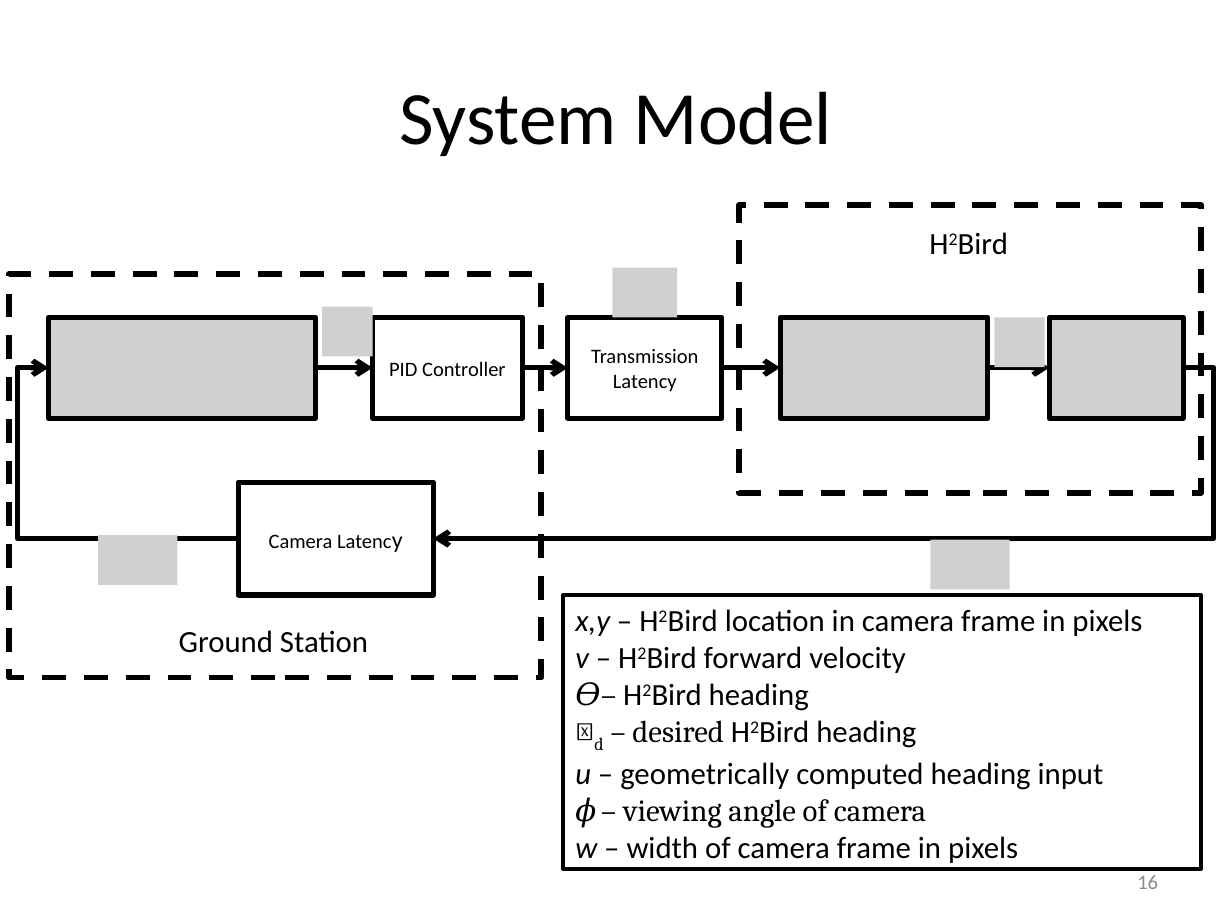
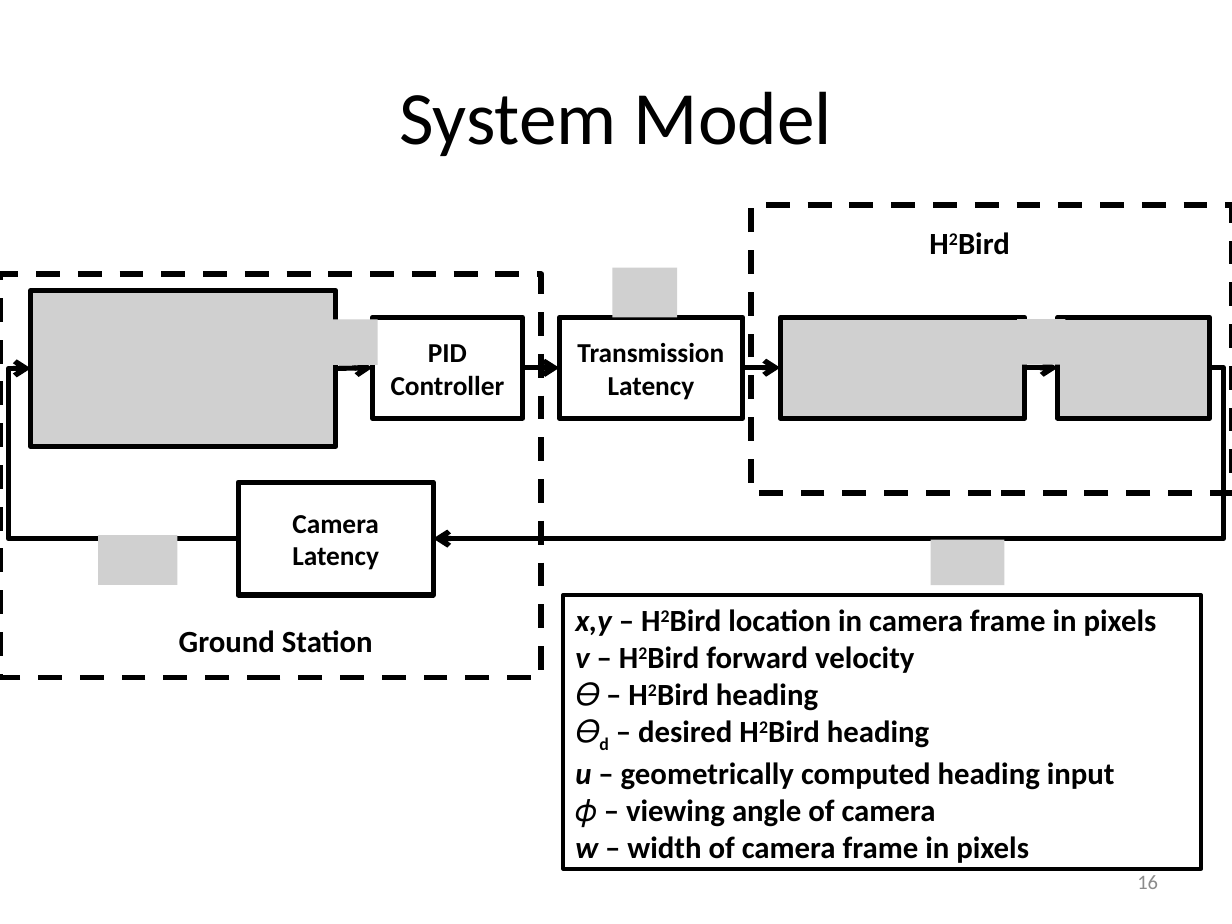
Before and after one commit to ryanjulian/manuscript-aamas2013, a slide deck: slide 16 of presentation/AAMAS_2013.pptx. Drawn at 1232x924 pixels with LibreOffice and Linux fonts; fonts in the diff are those of the drawing; grey boxes stand for pictures. Boxes give left, top, right and bottom in pixels: in the first picture for what was removed or moved away, otherwise in the second. Text is boxed around its words. In the diff, an @@ line names an element or a change of style, - is before the commit and + after.

```diff
--- a/presentation/AAMAS_2013.pptx
+++ b/presentation/AAMAS_2013.pptx
@@ rectangle: place and size @@
-rectangle at [739, 206, 1201, 493]
+rectangle at [752, 206, 1232, 493]
@@ text "H2Bird" at [918, 218, 1025, 267]: bold on @@
@@ rectangle: place and size @@
-rectangle at [9, 275, 541, 678]
+rectangle at [0, 275, 541, 678]
@@ picture: place and size @@
-picture at [48, 318, 315, 419]
+picture at [31, 291, 335, 447]
@@ picture: place and size @@
-picture at [322, 307, 372, 356]
+picture at [329, 319, 378, 365]
@@ rectangle "PID Controller" at [372, 318, 522, 419]: size 12 to 16 pt, bold on @@
@@ rectangle "Transmission Latency" at [559, 318, 743, 419]: size 12 to 16 pt, bold on @@
@@ rectangle "Transmission Latency": place and size @@
-rectangle "Transmission Latency" at [568, 318, 722, 419]
+rectangle "Transmission Latency" at [559, 318, 743, 419]
@@ picture: place and size @@
-picture at [780, 318, 987, 419]
+picture at [780, 318, 1024, 419]
@@ picture: place and size @@
-picture at [994, 318, 1045, 367]
+picture at [1018, 319, 1066, 365]
@@ picture: place and size @@
-picture at [1050, 318, 1184, 419]
+picture at [1058, 318, 1210, 419]
@@ elbow arrow moved from (238, 538) - (48, 367) to (238, 538) - (31, 368) @@
@@ arrow moved from (315, 367) - (372, 367) to (335, 368) - (372, 367) @@
@@ elbow arrow moved from (1183, 367) - (434, 538) to (1210, 367) - (434, 538) @@
@@ elbow arrow moved from (522, 367) - (568, 367) to (522, 367) - (559, 367) @@
@@ elbow arrow moved from (722, 367) - (780, 367) to (743, 367) - (780, 367) @@
@@ arrow moved from (988, 367) - (1050, 367) to (1025, 367) - (1058, 367) @@
@@ rectangle "Camera Latency" at [238, 482, 432, 595]: size 12 to 16 pt, bold on; size 14 to 16 pt in "Latency" @@
@@ picture: place and size @@
-picture at [930, 540, 1009, 589]
+picture at [930, 540, 1004, 585]
@@ rectangle "x,y – H2Bird location in ..." at [563, 595, 1201, 869]: bold on; font Cambria to Calibri in "𝛳 –", "𝛳d – desired", "𝜙 – viewing angle of camera" @@
@@ text "Ground Station" at [179, 630, 373, 653]: bold on @@
```
Also in this commit, not shown: 9 other slides changed, 1 slide added, 1 slide removed, 7 other files.
